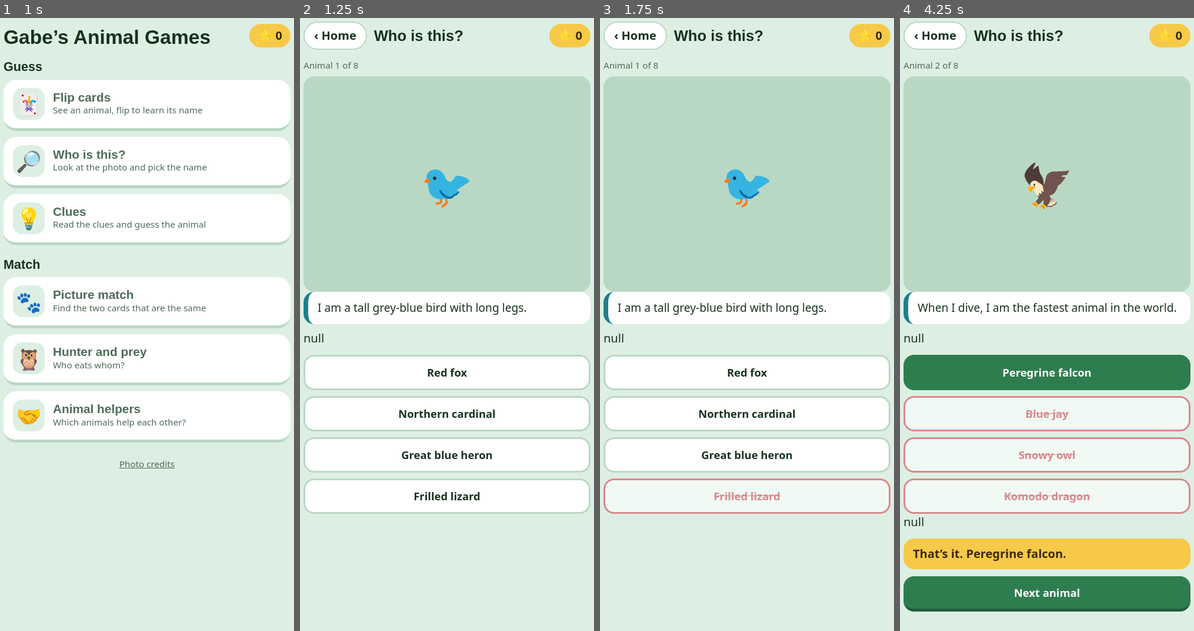
Above: before the commit, frames 1-4 (left to right).
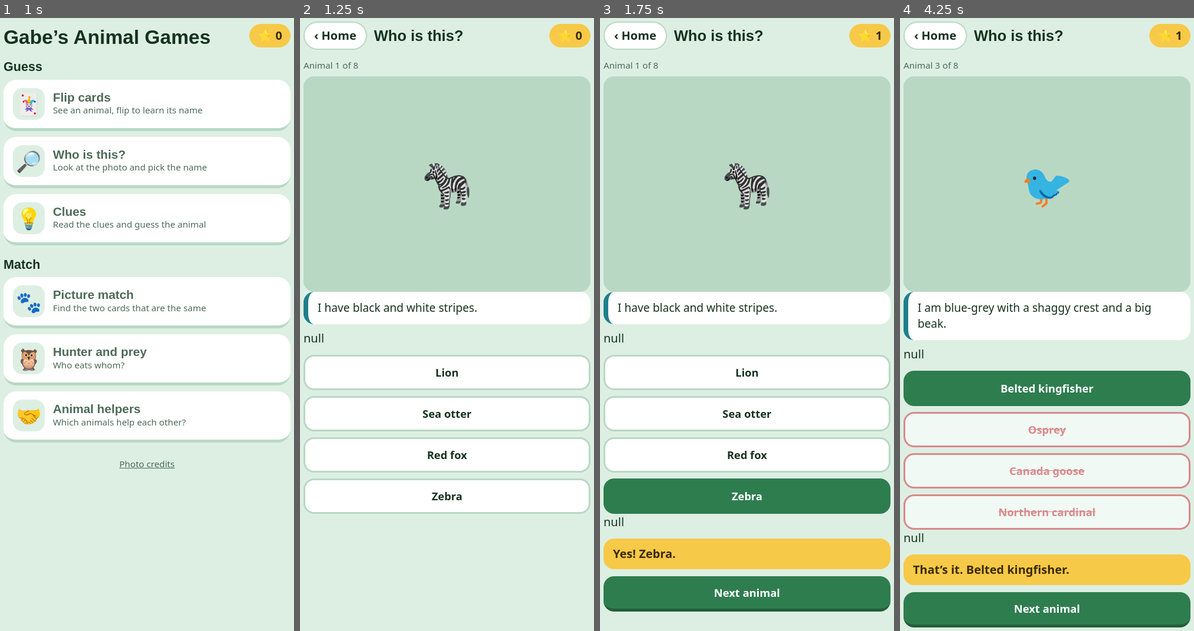
Above: after the commit, the same moments.

Repository: dafutchan-a11y/matching-game
Game: browser game, page index.html
Two runs of this game, one before a commit and one after it. Both use one fixed random seed, a clock stepped at 60 frames per second and the inputs below.
Inputs (mouse positions are in pixels of both pictures, inside the frame that each line leads up to):
- Up to frame 1 (1 s): no input
- Up to frame 2 (1.25 s): click "🔎 Who is this? Look at the ph…" at 1.17 s
- Up to frame 3 (1.75 s): click "Frilled lizard" (after the commit: "Zebra") at 1.5 s
- Up to frame 4 (4.25 s): click (1047, 594) at 1.77 s, where only the run after the commit has a clickable "Next animal"; click "Great blue heron" (after the commit: "Red-tailed hawk") at 1.83 s; click (1047, 373) at 2.17 s, where only the run after the commit has a clickable "Ruby-throated hummingbird"; click (1047, 416) at 2.5 s, where only the run after the commit has a clickable "Mallard"; click "Next animal" at 2.83 s; click (1047, 514) at 3.17 s, where only the run after the commit has a clickable "Northern cardinal"; click (1047, 428) at 3.5 s, where only the run after the commit has a clickable "Osprey"; click (1047, 471) at 3.83 s, where only the run after the commit has a clickable "Canada goose"; click (1047, 385) at 4.17 s, where only the run after the commit has a clickable "Belted kingfisher"

Frame 1 is identical in both runs. In frame 2, 1.9% of the frame differs, in the area x 8-77%, y 23-79%; in frame 3, 18%; in frame 4, 23%, in the area x 1-99%, y 2-100%.

Commit message:
Add files via upload

Diff:
--- a/index.html
+++ b/index.html
@@ -164,7 +164,60 @@
  {id:"clownfish",name:"Clownfish",wiki:"Ocellaris clownfish",emoji:"🐠",group:"Fish",clues:["I live in a coral reef.","I hide in a sea anemone that stings other fish.","I am orange with white stripes."]},
  {id:"monarch",name:"Monarch butterfly",wiki:"Monarch butterfly",emoji:"🦋",group:"Insect",clues:["I start life as a striped caterpillar.","I eat milkweed.","I am orange and black, and I fly all the way to Mexico."]},
  {id:"axolotl",name:"Axolotl",wiki:"Axolotl",emoji:"🦎",group:"Amphibian",clues:["I can grow back a leg if I lose one.","I have feathery gills on my head.","I am a salamander that stays in the water my whole life."]},
- {id:"treefrog",name:"Red-eyed tree frog",wiki:"Red-eyed tree frog",emoji:"🐸",group:"Amphibian",clues:["I sleep on leaves in the daytime.","I have sticky orange toes.","I am a green frog with big red eyes."]}
+ {id:"treefrog",name:"Red-eyed tree frog",wiki:"Red-eyed tree frog",emoji:"🐸",group:"Amphibian",clues:["I sleep on leaves in the daytime.","I have sticky orange toes.","I am a green frog with big red eyes."]},
+ // More birds
+ {id:"mallard",name:"Mallard",wiki:"Mallard",emoji:"🦆",group:"Bird",clues:["I tip upside down to eat under the water.","The female says quack.","The male is a duck with a shiny green head."]},
+ {id:"canadagoose",name:"Canada goose",wiki:"Canada goose",emoji:"🦆",group:"Bird",clues:["My family flies in a V shape.","I honk loudly.","I have a black neck and a white chin strap."]},
+ {id:"redtail",name:"Red-tailed hawk",wiki:"Red-tailed hawk",emoji:"🦅",group:"Bird",clues:["I soar in wide circles high over fields.","My scream is used in lots of movies.","I am a hawk with a rusty red tail."]},
+ {id:"greathorned",name:"Great horned owl",wiki:"Great horned owl",emoji:"🦉",group:"Bird",clues:["I hoot hoo-hoo-hoo at night.","I can even hunt skunks.","I am a big owl with feather tufts that look like horns."]},
+ {id:"downy",name:"Downy woodpecker",wiki:"Downy woodpecker",emoji:"🐦",group:"Bird",clues:["I drum on trees with my beak.","I am black and white, and the male has a red spot on his head.","I am the smallest woodpecker in Canada."]},
+ {id:"goldfinch",name:"American goldfinch",wiki:"American goldfinch",emoji:"🐦",group:"Bird",clues:["I love thistle and sunflower seeds.","I turn dull brown in winter.","In summer the male is bright yellow with black wings."]},
+ {id:"redwing",name:"Red-winged blackbird",wiki:"Red-winged blackbird",emoji:"🐦",group:"Bird",clues:["I sing conk-la-ree from the cattails.","I live in marshes.","I am black with red and yellow patches on my shoulders."]},
+ {id:"kingfisher",name:"Belted kingfisher",wiki:"Belted kingfisher",emoji:"🐦",group:"Bird",clues:["I dig a tunnel in a riverbank for my nest.","I dive head first for fish.","I am blue-grey with a shaggy crest and a big beak."]},
+ {id:"woodduck",name:"Wood duck",wiki:"Wood duck",emoji:"🦆",group:"Bird",clues:["I nest in a hole in a tree.","My ducklings jump from the nest down to the ground.","The male is a duck with many colours and red eyes."]},
+ {id:"flamingo",name:"Flamingo",wiki:"American flamingo",emoji:"🦩",group:"Bird",clues:["I eat with my head upside down.","I often stand on one leg.","I am pink with very long legs."]},
+ {id:"ostrich",name:"Ostrich",wiki:"Common ostrich",emoji:"🐦",group:"Bird",clues:["I lay the biggest egg in the world.","I cannot fly, but I run very fast.","I am the biggest bird in the world."]},
+ {id:"toucan",name:"Toco toucan",wiki:"Toco toucan",emoji:"🐦",group:"Bird",clues:["I live in South America and eat lots of fruit.","I am black with a white throat.","I have a huge orange beak."]},
+ {id:"peacock",name:"Peacock",wiki:"Indian peafowl",emoji:"🦚",group:"Bird",clues:["I come from India.","The female is called a peahen.","The male fans out a giant tail covered in eye spots."]},
+ {id:"waxwing",name:"Cedar waxwing",wiki:"Cedar waxwing",emoji:"🐦",group:"Bird",clues:["I love to eat berries.","I have a black mask and a crest.","My tail has a yellow tip and my wings have red waxy dots."]},
+ {id:"vulture",name:"Turkey vulture",wiki:"Turkey vulture",emoji:"🦅",group:"Bird",clues:["I find food with my amazing sense of smell.","I eat animals that are already dead.","I am a big dark bird with a bald red head."]},
+ // More fish
+ {id:"greatwhite",name:"Great white shark",wiki:"Great white shark",emoji:"🦈",group:"Fish",clues:["I grow new teeth my whole life.","My teeth are shaped like triangles.","I am a huge shark that is grey on top and white underneath."]},
+ {id:"whaleshark",name:"Whale shark",wiki:"Whale shark",emoji:"🦈",group:"Fish",clues:["I eat tiny plankton.","I am covered in white spots.","I am the biggest fish in the world."]},
+ {id:"seahorse",name:"Seahorse",wiki:"Seahorse",emoji:"🐟",group:"Fish",clues:["The dad carries the babies in his pouch.","I hold on to sea grass with my curly tail.","My head looks like a horse’s head."]},
+ {id:"puffer",name:"Pufferfish",wiki:"Tetraodontidae",emoji:"🐡",group:"Fish",clues:["Some of us are very poisonous to eat.","My teeth look like a beak.","I puff up like a ball when I am scared."]},
+ {id:"angler",name:"Anglerfish",wiki:"Humpback anglerfish",emoji:"🐟",group:"Fish",clues:["I live in the deep, dark sea.","I have a huge mouth with long teeth.","I have a glowing light on my head to trick other fish."]},
+ {id:"manta",name:"Manta ray",wiki:"Giant oceanic manta ray",emoji:"🐟",group:"Fish",clues:["I sometimes leap right out of the sea.","I strain tiny food out of the water.","I am flat and wide, and I swim like I am flying."]},
+ {id:"sockeye",name:"Sockeye salmon",wiki:"Sockeye salmon",emoji:"🐟",group:"Fish",clues:["I am born in a river and grow up in the ocean.","I swim back up the river to lay my eggs.","I turn bright red with a green head."]},
+ {id:"bluetang",name:"Blue tang",wiki:"Paracanthurus",emoji:"🐠",group:"Fish",clues:["I live on coral reefs.","I have a sharp spine near my tail.","I am bright blue with a yellow tail."]},
+ {id:"lionfish",name:"Lionfish",wiki:"Red lionfish",emoji:"🐠",group:"Fish",clues:["I hunt small fish on coral reefs.","My long spines have venom.","I have red and white stripes and fins like a fan."]},
+ {id:"swordfish",name:"Swordfish",wiki:"Swordfish",emoji:"🐟",group:"Fish",clues:["I am one of the fastest fish in the sea.","I slash at smaller fish to catch them.","My nose is long and flat like a sword."]},
+ {id:"electriceel",name:"Electric eel",wiki:"Electric eel",emoji:"🐟",group:"Fish",clues:["I live in muddy rivers in South America.","I come up to the top to breathe air.","I can zap other animals with electricity."]},
+ {id:"sunfish",name:"Ocean sunfish",wiki:"Ocean sunfish",emoji:"🐟",group:"Fish",clues:["I eat lots of jellyfish.","I lie on my side at the top of the sea to warm up.","I am a giant round fish that looks like a head with fins."]},
+ {id:"seadragon",name:"Leafy seadragon",wiki:"Leafy seadragon",emoji:"🐟",group:"Fish",clues:["I live in the sea near Australia.","I am a cousin of the seahorse.","I look just like floating seaweed."]},
+ // More lizards
+ {id:"tokay",name:"Tokay gecko",wiki:"Tokay gecko",emoji:"🦎",group:"Lizard",clues:["I am named after my loud call: to-kay!","My sticky toes let me walk on walls.","I am a big blue-grey gecko with orange spots."]},
+ {id:"jackson",name:"Jackson’s chameleon",wiki:"Jackson's chameleon",emoji:"🦎",group:"Lizard",clues:["I come from the mountains of East Africa.","My eyes move one at a time.","I am a green chameleon with three horns."]},
+ {id:"panther",name:"Panther chameleon",wiki:"Panther chameleon",emoji:"🦎",group:"Lizard",clues:["I live only in Madagascar.","My tongue shoots out to catch bugs.","I am a chameleon with very bright colours like red, blue and green."]},
+ {id:"bluetongue",name:"Blue-tongued skink",wiki:"Blue-tongued skink",emoji:"🦎",group:"Lizard",clues:["I live in Australia.","I have short legs and a fat body.","I stick out my bright blue tongue to scare enemies."]},
+ {id:"fivelined",name:"Five-lined skink",wiki:"Plestiodon fasciatus",emoji:"🦎",group:"Lizard",clues:["I am the only lizard that lives wild in Ontario.","When I am young, my tail is bright blue.","I have five light stripes down my back."]},
+ {id:"anole",name:"Green anole",wiki:"Carolina anole",emoji:"🦎",group:"Lizard",clues:["I do push-ups to show off.","I can change from green to brown.","The male puffs out a pink flap under his chin."]},
+ {id:"hornedlizard",name:"Texas horned lizard",wiki:"Texas horned lizard",emoji:"🦎",group:"Lizard",clues:["I eat lots of ants.","I can squirt blood from my eyes to scare enemies.","I am flat and round with horns on my head."]},
+ {id:"draco",name:"Flying dragon",wiki:"Draco volans",emoji:"🦎",group:"Lizard",clues:["I live in the trees in Asia.","I eat ants and termites.","I glide from tree to tree on flaps of skin like wings."]},
+ {id:"armadillolizard",name:"Armadillo lizard",wiki:"Armadillo girdled lizard",emoji:"🦎",group:"Lizard",clues:["I live in rocky deserts in South Africa.","I am covered in hard, spiky scales.","I bite my tail and roll into a ball to stay safe."]},
+ {id:"crested",name:"Crested gecko",wiki:"Crested gecko",emoji:"🦎",group:"Lizard",clues:["People once thought my kind was gone forever.","I lick my own eyes to clean them.","I am a gecko with spiky bits like eyelashes over my eyes."]},
+ // More amphibians
+ {id:"bullfrog",name:"American bullfrog",wiki:"American bullfrog",emoji:"🐸",group:"Amphibian",clues:["My tadpoles can take two years to grow up.","My call sounds like jug-o-rum.","I am the biggest frog in Canada."]},
+ {id:"poisonfrog",name:"Golden poison frog",wiki:"Golden poison frog",emoji:"🐸",group:"Amphibian",clues:["I live in the rainforest in Colombia.","My bright colour warns animals not to eat me.","I am a tiny yellow frog with very strong poison."]},
+ {id:"spottedsal",name:"Spotted salamander",wiki:"Spotted salamander",emoji:"🦎",group:"Amphibian",clues:["I hide under logs most of the year.","On rainy spring nights I walk to a pond to lay eggs.","I am a black salamander with two rows of yellow spots."]},
+ {id:"newt",name:"Eastern newt",wiki:"Eastern newt",emoji:"🦎",group:"Amphibian",clues:["I live in water, then on land, then in water again.","My skin tastes bad to animals that try to eat me.","When I am young and live on land, I am bright orange and called a red eft."]},
+ {id:"firesal",name:"Fire salamander",wiki:"Fire salamander",emoji:"🦎",group:"Amphibian",clues:["I live in forests in Europe.","My skin makes poison.","I am a shiny black salamander with big yellow patches."]},
+ {id:"toad",name:"American toad",wiki:"American toad",emoji:"🐸",group:"Amphibian",clues:["I catch bugs with my sticky tongue.","My call is a long, high trill.","I have dry, bumpy brown skin."]},
+ {id:"peeper",name:"Spring peeper",wiki:"Spring peeper",emoji:"🐸",group:"Amphibian",clues:["I am one of the first frogs to sing in spring.","I am only as long as a paperclip.","I am a tiny frog with an X on my back, and I say peep."]},
+ {id:"woodfrog",name:"Wood frog",wiki:"Wood frog",emoji:"🐸",group:"Amphibian",clues:["I live farther north than any other frog in North America.","I can freeze solid in winter and wake up in spring.","I am a brown frog with a dark mask across my eyes."]},
+ {id:"hellbender",name:"Hellbender",wiki:"Hellbender",emoji:"🦎",group:"Amphibian",clues:["I breathe through my wrinkly skin.","I hide under big rocks in clean rivers.","I am the biggest salamander in North America."]},
+ {id:"glassfrog",name:"Glass frog",wiki:"Glass frog",emoji:"🐸",group:"Amphibian",clues:["I live in the rainforest.","I sleep under leaves in the daytime.","My belly is see-through, so you can see my insides."]},
+ {id:"mudpuppy",name:"Mudpuppy",wiki:"Common mudpuppy",emoji:"🦎",group:"Amphibian",clues:["I stay awake under the ice all winter.","I live at the bottom of lakes and rivers my whole life.","I am a salamander with bushy red gills."]}
 ];
 
 /* Extra animals that only show up in the two "goes together" games */
@@ -250,7 +303,7 @@
 
 /* ---------- photos from Wikipedia / Wikimedia Commons ---------- */
 let IMG = {};
-const CACHE_KEY = "animal-photos-v1";
+const CACHE_KEY = "animal-photos-v2";
 const API = "https://en.wikipedia.org/w/api.php";
 
 function readCache() {
@@ -323,8 +376,15 @@
     h("button", { class: "big", onclick: again }, "Play again"),
     h("button", { class: "big alt", onclick: home }, "Pick another game"));
 }
-function pickChoices(target) {
-  const others = shuffle(A.filter(a => a.id !== target.id)).slice(0, 3);
+function pickChoices(target, sameGroup) {
+  const rest = shuffle(A.filter(a => a.id !== target.id));
+  let others = rest.slice(0, 3);
+  if (sameGroup) {
+    /* lures from the same group first (lizards with lizards), topped up if the group is small */
+    const same = rest.filter(a => a.group === target.group);
+    const diff = rest.filter(a => a.group !== target.group);
+    others = [...same, ...diff].slice(0, 3);
+  }
   return shuffle([target, ...others]);
 }
 
@@ -399,7 +459,7 @@
     paint();
     const more = useClues ? h("button", { class: "big alt", onclick: () => { shown++; firstTry = firstTry && true; paint(); if (shown >= 3) more.remove(); } }, "Give me another clue") : null;
     const choices = h("div", { class: "choices" });
-    pickChoices(a).forEach(c => {
+    pickChoices(a, !useClues).forEach(c => {
       const b = h("button", { class: "choice", onclick: () => {
         if (b.disabled) return;
         if (c.id === a.id) {
